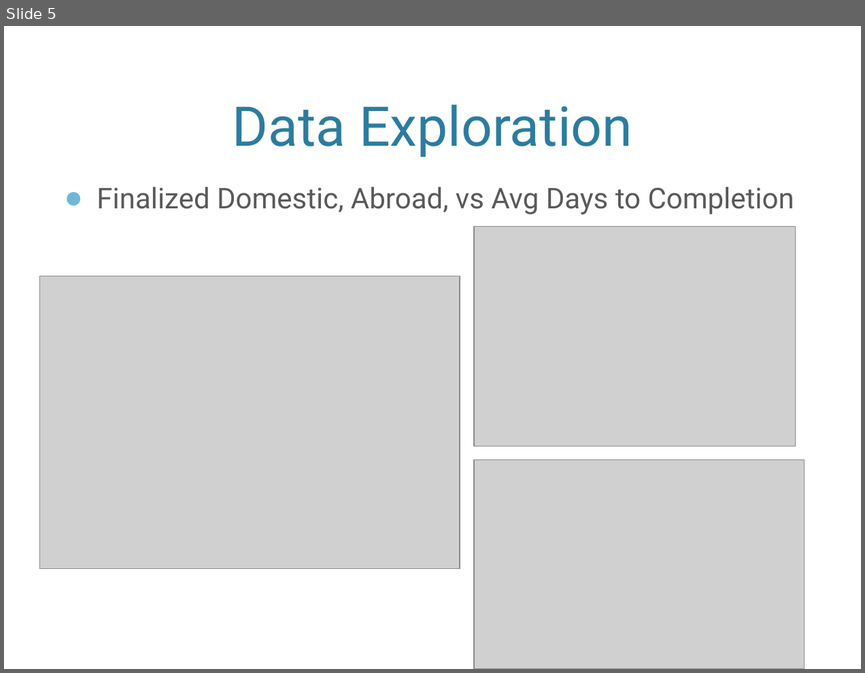
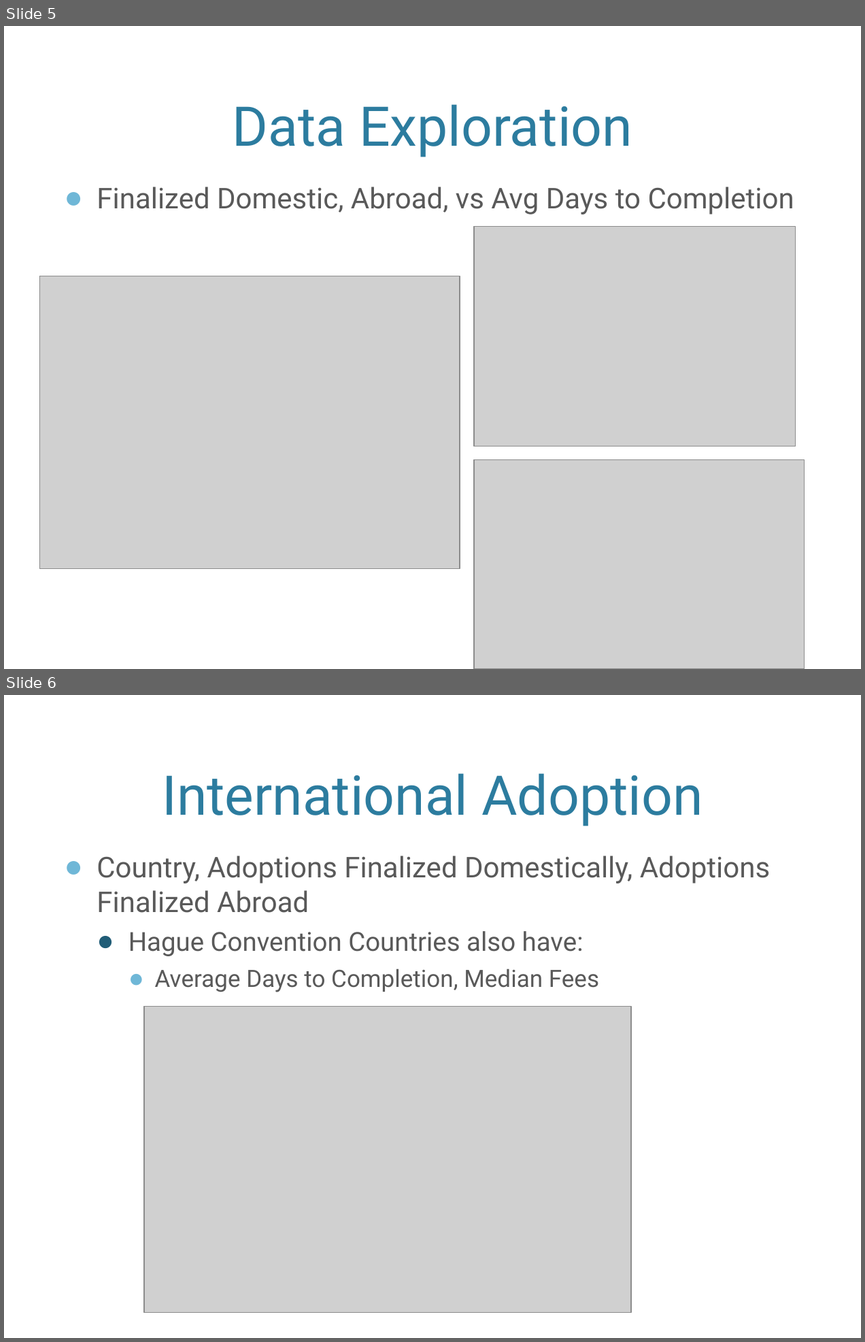
Before and after one commit to mgreese/Dat6-students, a slide deck: reese/Adoption_Presentation.pptx. Shown one above the other, each under a label of ours: slide 5 before the commit, slides 5 and 6 after it. The pictures are 865x673 and 865x1342 pixels, drawn with LibreOffice and Linux fonts; fonts in the diff are those of the drawing; grey boxes stand for pictures; background and template pictures are left out. Boxes give left, top, right and bottom in pixels: in the first picture for what was removed or moved away, otherwise in the second. Text is boxed around its words. In the diff, an @@ line names an element or a change of style, - is before the commit and + after.

```diff
--- a/reese/Adoption_Presentation.pptx
+++ b/reese/Adoption_Presentation.pptx
@@ slide 6 added at box(4, 695, 861, 1338), background picture (left out) @@
@@ title added at box(162, 773, 702, 826), 46 pt, text #2C7C9F @@
+International Adoption
@@ text added at box(96, 855, 770, 992), 24 pt, text #595959 @@
+● Country, Adoptions Finalized Domestically, Adoptions Finalized Abroad
+  ● Hague Convention Countries also have:
+    ● Average Days to Completion, Median Fees
@@ picture added at box(145, 1006, 631, 1312) @@
```
Also in this commit, not shown: 2 slides changed, 10 other slides added, 1 other file.
